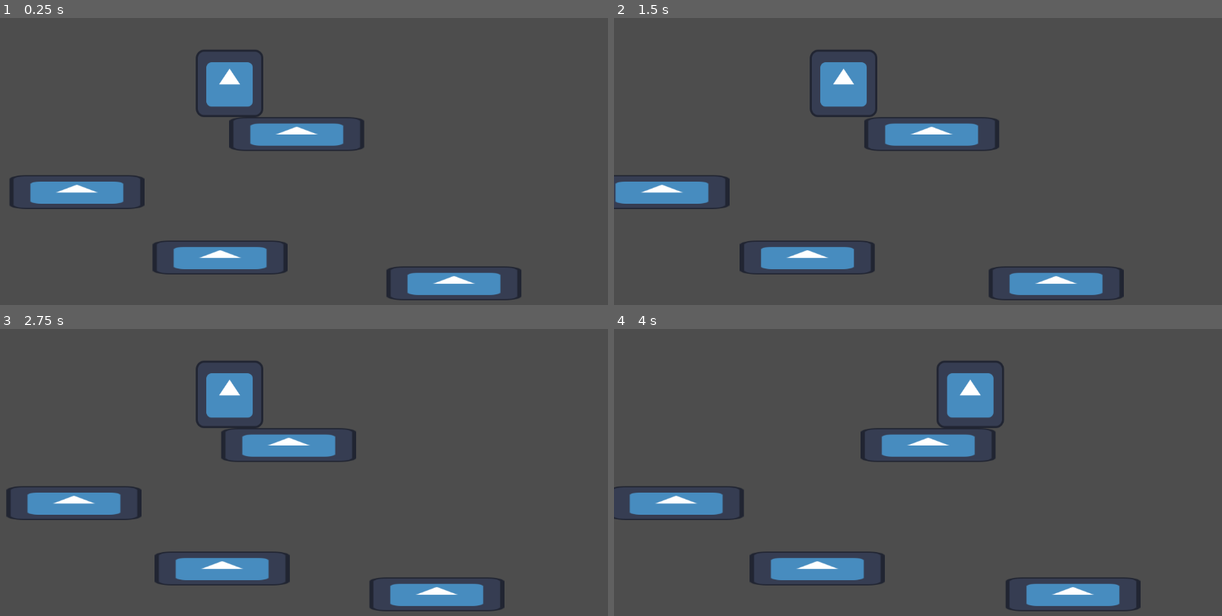
Above: before the commit, frames 1-4 (two rows, left to right).
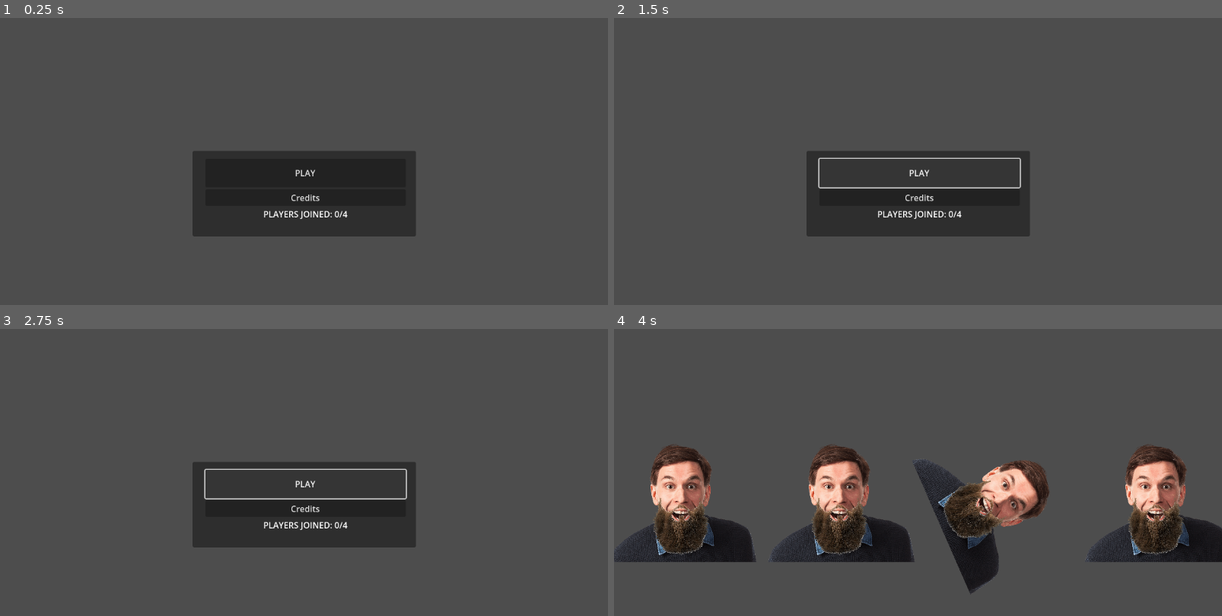
Above: after the commit, the same moments.

Repository: sinomnomnom/gdc-first-project
Game: Godot game, scene res://main/main.tscn
The game is run twice, just before and just after one commit, with the same random seed, the same clock (stepped at 60 frames per second) and the same inputs. The engine's default icon, where the game draws it, is replaced by a stand-in: a white triangle on a blue panel in a dark square.
Inputs (mouse positions are in pixels of both pictures, inside the frame that each line leads up to):
- Up to frame 1 (0.25 s): no input
- Up to frame 2 (1.5 s): click (918, 198) at 0.5 s, where only the run after the commit has a clickable "Credits"; click (918, 172) at 1.25 s, where only the run after the commit has a clickable "PLAY"
- Up to frame 3 (2.75 s): click (304, 483) at 2 s, where only the run after the commit has a clickable "PLAY"
- Up to frame 4 (4 s): tap Enter at 2.75 s; hold Up (ui_up) 2.78-3.53 s; hold Right (ui_right) from 2.78 s (still down); tap Q at 2.85, 3.8 s; tap Up (ui_up) at 3.6, 3.77 s

The runs differ from the first frame. In frame 1, 19% of the frame differs, in the area x 1-86%, y 11-99%; in frame 2, 15%; in frame 3, 15%; in frame 4, 26%, in the area x 0-100%, y 11-99%.

Commit message:
basic functionality

Diff:
--- /dev/null
+++ b/Shaders/Golden.gdshader
@@ -0,0 +1,32 @@
+shader_type canvas_item;
+uniform vec4 gold = vec4(1.0, 0.9, 0.0, 1.0);
+uniform float goldeness = 0;
+uniform float maxGoldeness = 0.4;
+uniform float shine_speed = 1;
+uniform float shine_intensity = 0.9;
+uniform float shine_hardness = 1;
+uniform float shine_size = 1;
+uniform float shine_frequency = 1;
+uniform float shine_slope = .4;
+
+void vertex() {
+	// Called for every vertex the material is visible on.
+}
+
+void fragment() {
+	vec4 tex_color = texture(TEXTURE, UV);
+    vec4 color = mix(tex_color, gold, (goldeness / 100.0) * maxGoldeness); // Blend based on goldenness
+
+    float shine_position = sin((UV.y + UV.x * shine_slope) / shine_frequency + TIME * shine_speed) - 0.9;
+    float shine_effect = smoothstep(shine_hardness, shine_size, shine_position);
+
+    // Create shine color
+    vec4 shine_color = tex_color.a * vec4(1.0, 1.0, 1.0, 1.0) * shine_intensity * shine_effect *
+                       pow((goldeness / 100.0), 3.0); // Cube for more intense shine
+    COLOR = (color + shine_color) * tex_color.a;
+}
+
+//void light() {
+	// Called for every pixel for every light affecting the CanvasItem.
+	// Uncomment to replace the default light processing function with this one.
+//}
--- /dev/null
+++ b/Shaders/Redness.gdshader
@@ -0,0 +1,25 @@
+shader_type canvas_item;
+uniform float redness;
+uniform vec4 color1 = vec4(1,0,0,1);
+uniform vec4 color2 = vec4(1,0,.5,1);
+uniform float maxRedness = 0.6;
+void vertex() {
+	// Called for every vertex the material is visible on.
+}
+
+void fragment() {
+	vec4 tex_color = texture(TEXTURE, UV);
+	vec4 mixColor;
+	if(redness<50.){
+		mixColor = mix(vec4(1,1,1,1),color1,redness/50.);
+	} else{
+		mixColor = mix(color1,color2,(redness-50.)/50.);
+	}
+	COLOR = mix(tex_color,mixColor,redness/100.*maxRedness-clamp(UV.y-1.,0,1000))*(1.-redness/200.);
+	COLOR.a = tex_color.a;
+}
+
+//void light() {
+	// Called for every pixel for every light affecting the CanvasItem.
+	// Uncomment to replace the default light processing function with this one.
+//}
--- /dev/null
+++ b/main/UI.gd
@@ -0,0 +1,43 @@
+extends Control
+@onready var main = $".."
+signal gameStart
+var gameStarted = false
+var playerCount =0
+var maxplayers = 4
+var players = []
+var keys = []
+const TEST_FACE = preload("res://main/test_face.tscn")
+@onready var rich_text_label = $VBoxContainer/RichTextLabel
+
+func _input(event: InputEvent):
+	if playerCount >= maxplayers:
+		return
+	if event is InputEventKey and event.is_pressed():
+		# Check if the key has already been pressed
+		if event.keycode in keys:
+			return
+
+		print("Instantiate!")
+		keys.append(event.keycode)  # Add the key to the list of pressed keys
+
+		# Instantiate the player head
+		var head = TEST_FACE.instantiate()
+		head.key = event.keycode  # Assign the key to the player head (if needed)
+		players.append(head)  # Add the player to the list
+
+		# Set the position of all players
+		for i in range(players.size()):
+			var player = players[i]
+			player.position.y = 0  # Set y position to 0
+			player.position.x = (i +.25- (players.size()-.5)/2 )* 300
+
+		playerCount += 1
+		rich_text_label.text = "[center]PLAYERS JOINED: " + str(playerCount) + "/4[/center]"
+		main.add_child(head)  # Make sure to add the instantiated player to the scene
+
+
+
+func _on_play_pressed():
+	if playerCount >=2:
+		emit_signal("gameStart")
+		hide()
--- /dev/null
+++ b/main/UI.tscn
@@ -0,0 +1,63 @@
+[gd_scene load_steps=2 format=3 uid="uid://dn7upyw3qc08n"]
+
+[ext_resource type="Script" path="res://main/UI.gd" id="1_w5a6i"]
+
+[node name="UI" type="Control"]
+layout_mode = 3
+anchors_preset = 15
+anchor_right = 1.0
+anchor_bottom = 1.0
+grow_horizontal = 2
+grow_vertical = 2
+script = ExtResource("1_w5a6i")
+
+[node name="Panel" type="Panel" parent="."]
+layout_mode = 1
+anchors_preset = 8
+anchor_left = 0.5
+anchor_top = 0.5
+anchor_right = 0.5
+anchor_bottom = 0.5
+offset_left = -211.0
+offset_top = -72.0
+offset_right = 212.0
+offset_bottom = 90.0
+grow_horizontal = 2
+grow_vertical = 2
+
+[node name="VBoxContainer" type="VBoxContainer" parent="."]
+layout_mode = 1
+anchors_preset = 8
+anchor_left = 0.5
+anchor_top = 0.5
+anchor_right = 0.5
+anchor_bottom = 0.5
+offset_left = -187.0
+offset_top = -138.0
+offset_right = 193.0
+offset_bottom = 140.0
+grow_horizontal = 2
+grow_vertical = 2
+alignment = 1
+
+[node name="Play" type="Button" parent="VBoxContainer"]
+layout_mode = 2
+text = "PLAY"
+icon_alignment = 1
+vertical_icon_alignment = 0
+
+[node name="Credits" type="Button" parent="VBoxContainer"]
+layout_mode = 2
+text = "Credits"
+
+[node name="RichTextLabel" type="RichTextLabel" parent="VBoxContainer"]
+layout_mode = 2
+size_flags_vertical = 8
+bbcode_enabled = true
+text = "[center]PLAYERS JOINED: 0/4[/center]"
+fit_content = true
+scroll_active = false
+tab_size = 0
+text_direction = 3
+
+[connection signal="pressed" from="VBoxContainer/Play" to="." method="_on_play_pressed"]
--- /dev/null
+++ b/main/face.gd
@@ -0,0 +1,68 @@
+extends Node2D
+class_name face
+
+var key: int = KEY_Q
+var flipped: bool
+var goldeness: float = 0
+var redness: float = 0
+var flipTime = 1
+var playing = false
+var bloodRate = 10
+var goldRate = 4
+@export var beard :Sprite2D
+@export var head :Sprite2D
+@export var beardShader : Shader
+@export var headShader : Shader
+var headMaterial
+var beardMaterial
+var spring = 30
+var damp = 5
+var velocity = 0
+var displacement = 0
+var goalRotation
+@onready var control = $"../UI"
+
+func _ready():
+	headMaterial = ShaderMaterial.new()
+	headMaterial.shader = headShader
+	head.material = headMaterial
+	beardMaterial = ShaderMaterial.new()
+	beardMaterial.shader = beardShader
+	beard.material = beardMaterial
+	control.connect("gameStart",start)
+
+func start():
+	playing = true
+	redness = 0
+	goldeness = 0
+
+func _process(delta):
+	if playing:
+		if flipped:
+			redness += bloodRate*delta
+			goldeness += goldRate*delta
+			goalRotation = PI
+		else:
+			redness -= bloodRate*delta
+			goalRotation = 0
+		goldeness = clampf(goldeness,0,100)
+		redness = clampf(redness,0,100)
+		updateShaders()
+		var force = - spring * (displacement - goalRotation) - damp * velocity
+		velocity += force * delta
+		displacement += velocity * delta
+		rotation = displacement
+
+func updateShaders():
+	beardMaterial.set_shader_parameter("goldeness", goldeness)
+	headMaterial.set_shader_parameter("redness", redness)
+
+func _input(event):
+	if event is InputEventKey and event.is_pressed():
+		match event.keycode:
+			key:
+				flipped = true
+	if event is InputEventKey and event.is_released():
+		match event.keycode:
+			key:
+				flipped = false
--- a/main/main.tscn
+++ b/main/main.tscn
@@ -1,23 +1,10 @@
-[gd_scene load_steps=3 format=3 uid="uid://c5f4cstxvp2iw"]
+[gd_scene load_steps=2 format=3 uid="uid://ksx0feogn8wg"]
 
-[ext_resource type="PackedScene" uid="uid://cqbb5qlagrof7" path="res://player/player.tscn" id="1_y6fxw"]
-[ext_resource type="PackedScene" uid="uid://6wyjbb85vfis" path="res://platform/platform.tscn" id="2_fbc27"]
+[ext_resource type="PackedScene" uid="uid://dn7upyw3qc08n" path="res://main/UI.tscn" id="2_hd3cp"]
 
 [node name="Node2D" type="Node2D"]
 
-[node name="Player" parent="." instance=ExtResource("1_y6fxw")]
-position = Vector2(435, 91)
+[node name="Camera2D" type="Camera2D" parent="."]
 
-[node name="terrain" type="Node" parent="."]
-
-[node name="Platform" parent="terrain" instance=ExtResource("2_fbc27")]
-position = Vector2(849, 503)
-
-[node name="Platform2" parent="terrain" instance=ExtResource("2_fbc27")]
-position = Vector2(549, 220)
-
-[node name="Platform3" parent="terrain" instance=ExtResource("2_fbc27")]
-position = Vector2(152, 330)
-
-[node name="Platform4" parent="terrain" instance=ExtResource("2_fbc27")]
-position = Vector2(427, 454)
+[node name="UI" parent="." instance=ExtResource("2_hd3cp")]
+z_index = 2
--- /dev/null
+++ b/main/test_face.tscn
@@ -0,0 +1,45 @@
+[gd_scene load_steps=8 format=3 uid="uid://bf5njs7wqvqc0"]
+
+[ext_resource type="Script" path="res://main/face.gd" id="1_w1rut"]
+[ext_resource type="Shader" path="res://Shaders/Golden.gdshader" id="2_mvmek"]
+[ext_resource type="Texture2D" uid="uid://n8o8q11bhr1u" path="res://Temporary Assets/Beard.png" id="3_l4ti2"]
+[ext_resource type="Shader" path="res://Shaders/Redness.gdshader" id="4_gsbvy"]
+[ext_resource type="Texture2D" uid="uid://ddxpxwvcwkok6" path="res://Temporary Assets/Base Face.png" id="5_yedac"]
+
+[sub_resource type="ShaderMaterial" id="ShaderMaterial_07leb"]
+shader = ExtResource("2_mvmek")
+shader_parameter/gold = Vector4(1, 0.9, 0, 1)
+shader_parameter/goldeness = 100.0
+shader_parameter/maxGoldeness = 0.4
+shader_parameter/shine_speed = 2.0
+shader_parameter/shine_intensity = 0.9
+shader_parameter/shine_hardness = 0.0
+shader_parameter/shine_size = 0.2
+shader_parameter/shine_frequency = 5.0
+shader_parameter/shine_slope = 1.0
+
+[sub_resource type="ShaderMaterial" id="ShaderMaterial_n2lr7"]
+shader = ExtResource("4_gsbvy")
+shader_parameter/redness = 0.0
+shader_parameter/color1 = Vector4(1, 0, 0, 1)
+shader_parameter/color2 = Vector4(1, 0, 0.5, 1)
+shader_parameter/maxRedness = 0.6
+
+[node name="Test Face" type="Node2D" node_paths=PackedStringArray("beard", "head")]
+script = ExtResource("1_w1rut")
+beard = NodePath("beard")
+head = NodePath("face")
+beardShader = ExtResource("2_mvmek")
+headShader = ExtResource("4_gsbvy")
+
+[node name="beard" type="Sprite2D" parent="."]
+z_index = 1
+material = SubResource("ShaderMaterial_07leb")
+position = Vector2(0, 50)
+scale = Vector2(0.1, 0.1)
+texture = ExtResource("3_l4ti2")
+
+[node name="face" type="Sprite2D" parent="."]
+material = SubResource("ShaderMaterial_n2lr7")
+scale = Vector2(0.3, 0.3)
+texture = ExtResource("5_yedac")
--- a/platform/platform.gd
+++ /dev/null
@@ -1,11 +0,0 @@
-extends StaticBody2D
-
-var offset
-# Called when the node enters the scene tree for the first time.
-func _ready():
-	offset = randf_range(1,5)
-
-
-# Called every frame. 'delta' is the elapsed time since the previous frame.
-func _process(delta):
-	position.x += sin((Time.get_ticks_msec()/500)+offset)
--- a/platform/platform.tscn
+++ /dev/null
@@ -1,18 +0,0 @@
-[gd_scene load_steps=4 format=3 uid="uid://6wyjbb85vfis"]
-
-[ext_resource type="Script" path="res://platform/platform.gd" id="1_6idu1"]
-[ext_resource type="Texture2D" uid="uid://ch553cjo03j5u" path="res://icon.svg" id="1_pgrdr"]
-
-[sub_resource type="RectangleShape2D" id="RectangleShape2D_hy3g6"]
-size = Vector2(255, 64)
-
-[node name="Platform" type="StaticBody2D"]
-script = ExtResource("1_6idu1")
-
-[node name="Sprite2D" type="Sprite2D" parent="."]
-scale = Vector2(2, 0.5)
-texture = ExtResource("1_pgrdr")
-
-[node name="CollisionShape2D" type="CollisionShape2D" parent="."]
-position = Vector2(0.5, 0)
-shape = SubResource("RectangleShape2D_hy3g6")
--- a/player/player.gd
+++ /dev/null
@@ -1,18 +0,0 @@
-extends CharacterBody2D
-
-const GRAVITY = 1000.0
-const WALK_SPEED = 200
-const JUMP_HEIGHT = 600
-
-
-func _physics_process(delta):
-	velocity.y += delta * GRAVITY
-	if Input.is_action_pressed("ui_left"):
-		velocity.x = -WALK_SPEED
-	elif Input.is_action_pressed("ui_right"):
-		velocity.x =  WALK_SPEED
-	else:
-		velocity.x *= 0.8
-	if Input.is_action_pressed("ui_up") && is_on_floor():
-		velocity.y -= JUMP_HEIGHT
-	move_and_slide()
--- a/player/player.tscn
+++ /dev/null
@@ -1,16 +0,0 @@
-[gd_scene load_steps=4 format=3 uid="uid://cqbb5qlagrof7"]
-
-[ext_resource type="Texture2D" uid="uid://ch553cjo03j5u" path="res://icon.svg" id="1_0ba2w"]
-[ext_resource type="Script" path="res://player/player.gd" id="1_ijtfa"]
-
-[sub_resource type="RectangleShape2D" id="RectangleShape2D_haxjw"]
-size = Vector2(128, 128)
-
-[node name="Player" type="CharacterBody2D"]
-script = ExtResource("1_ijtfa")
-
-[node name="Sprite2D" type="Sprite2D" parent="."]
-texture = ExtResource("1_0ba2w")
-
-[node name="CollisionShape2D" type="CollisionShape2D" parent="."]
-shape = SubResource("RectangleShape2D_haxjw")
Binary file added: Temporary Assets/Base Face.png
Not shown, added: Temporary Assets/Base Face.png.import
Binary file added: Temporary Assets/Beard.png
Not shown, added: Temporary Assets/Beard.png.import
